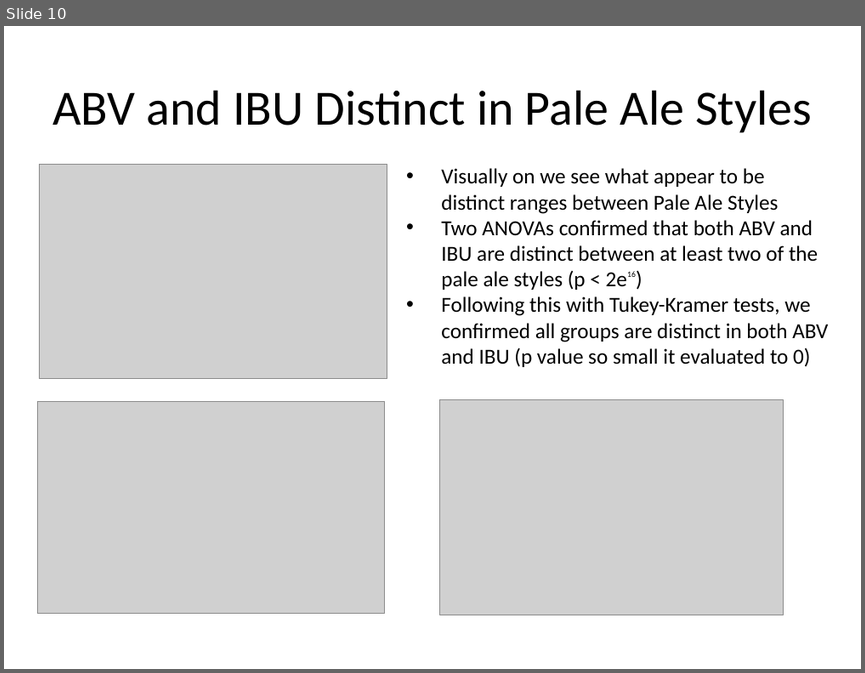
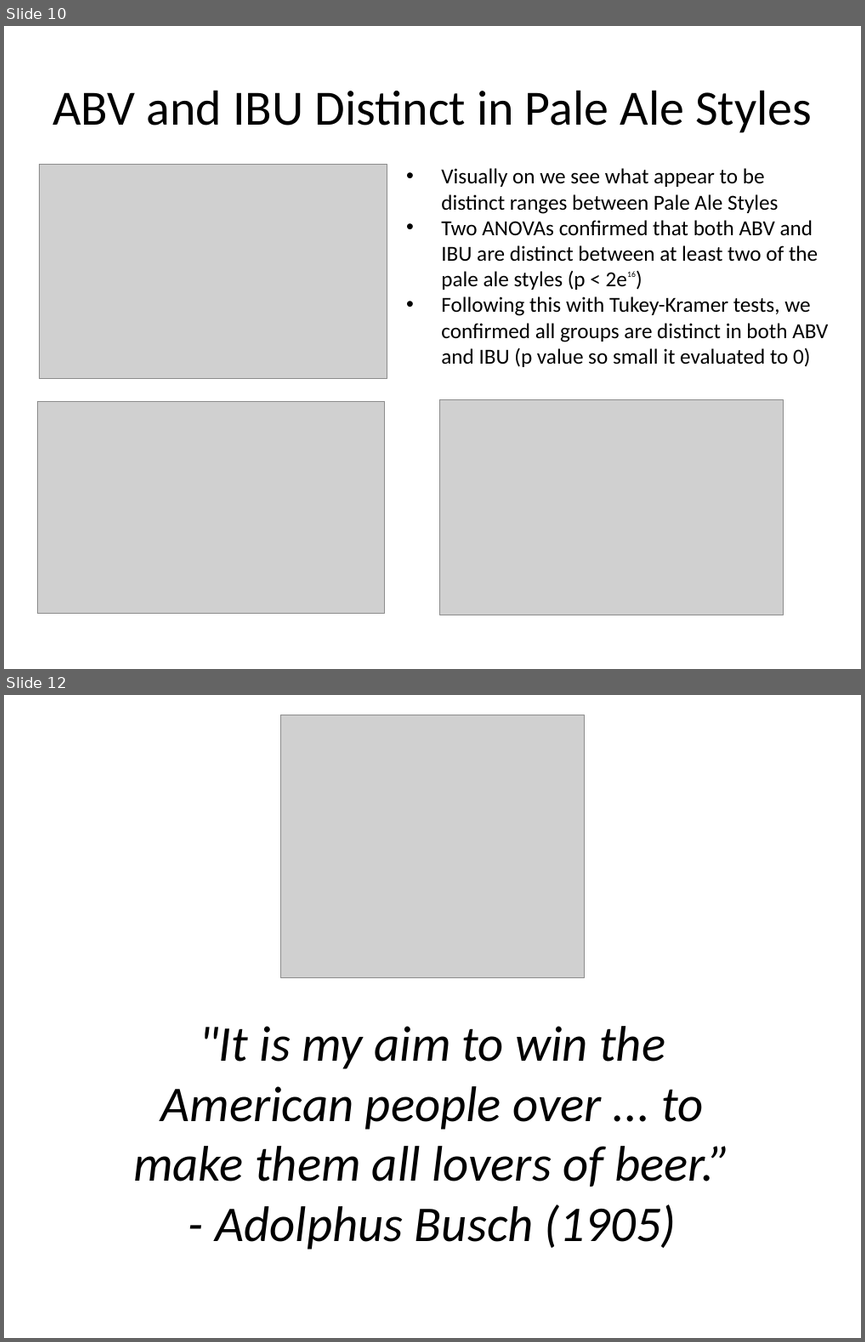
Before and after one commit to julia-codes/MSDS-6306-BeerBrewer-CaseStudy, a slide deck: American Brewery Case Study - Julia Layne.pptx. Shown one above the other, each under a label of ours: slide 10 before the commit, slides 10 and 12 after it; the slides between them are not shown. The pictures are 865x673 and 865x1342 pixels, drawn with LibreOffice and Linux fonts; fonts in the diff are those of the drawing; grey boxes stand for pictures; background and template pictures are left out. Boxes give left, top, right and bottom in pixels: in the first picture for what was removed or moved away, otherwise in the second. Text is boxed around its words. In the diff, an @@ line names an element or a change of style, - is before the commit and + after.

```diff
--- a/American Brewery Case Study - Julia Layne.pptx
+++ b/American Brewery Case Study - Julia Layne.pptx
@@ slide 12 added at bbox=[4, 695, 861, 1338], background #FFFFFF @@
@@ picture added at bbox=[281, 715, 585, 978] @@
@@ text added at bbox=[133, 1026, 732, 1249], 42 pt, text #000000, italic @@
+"It is my aim to win the American people over ... to make them all lovers of beer.”
+- Adolphus Busch (1905)
```
Also in this commit, not shown: 3 slides changed, 1 other slide added, 1 slide removed, 2 other files.
